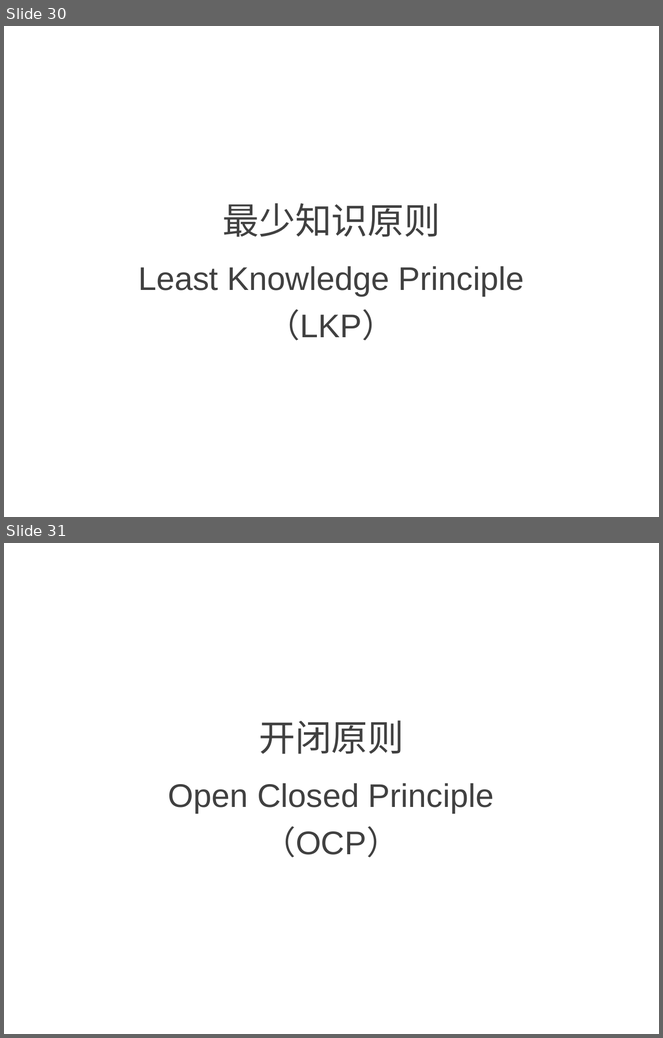
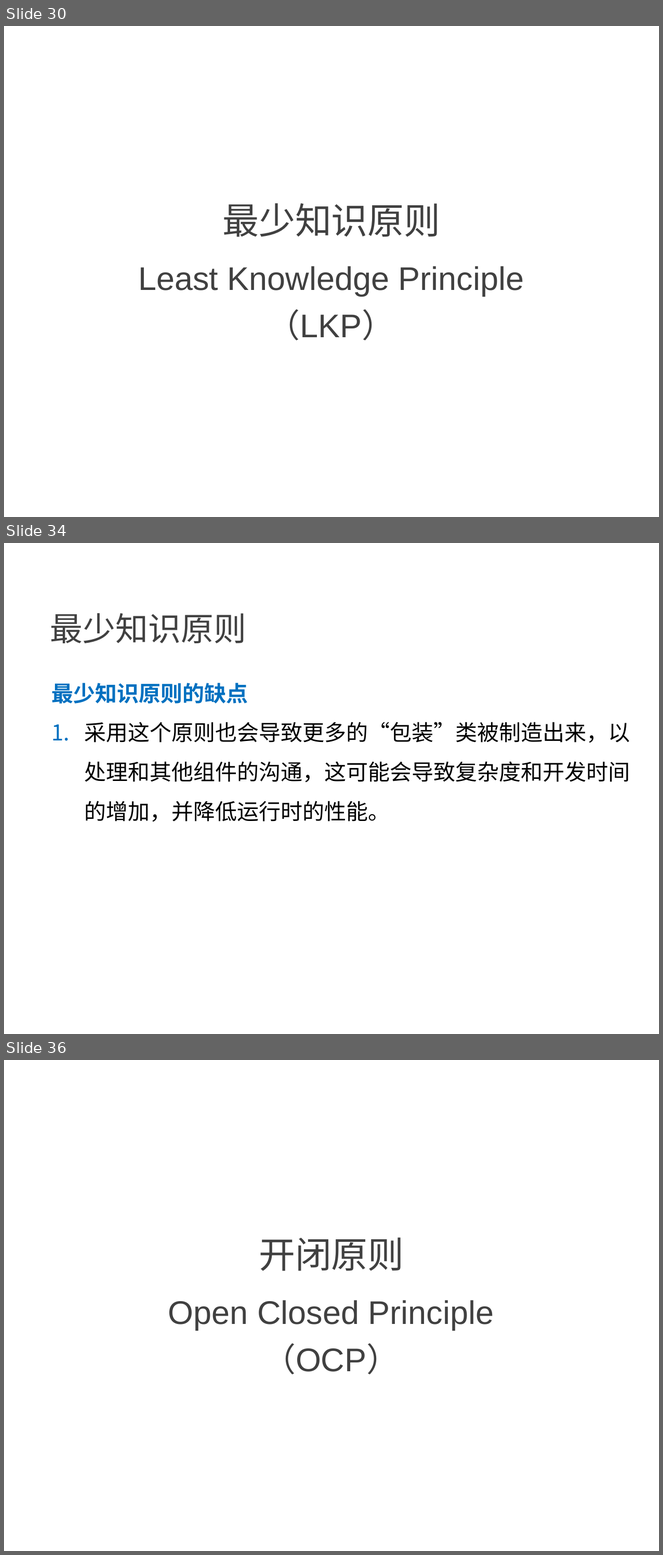
Before and after one commit to NewGr8Player/My-PPT, a slide deck: Design pattern/23种设计模式详解.pptx. Shown one above the other, each under a label of ours: slides 30 and 31 before the commit, slides 30, 34 and 36 after it; the slides between them are not shown. The pictures are 663x1038 and 663x1555 pixels, drawn with LibreOffice and Linux fonts; fonts in the diff are those of the drawing. Boxes give left, top, right and bottom in pixels: in the first picture for what was removed or moved away, otherwise in the second. Text is boxed around its words. In the diff, an @@ line names an element or a change of style, - is before the commit and + after.

Commit message:
Add 最少知识原则

```diff
--- a/Design pattern/23种设计模式详解.pptx
+++ b/Design pattern/23种设计模式详解.pptx
@@ slide 34 added at box(4, 543, 659, 1034), background #FFFFFF @@
@@ text added at box(50, 613, 246, 643), 36 pt, text #404040 @@
+最少知识原则
@@ text added at box(51, 683, 630, 822), 24 pt, text #000000 @@
+最少知识原则的缺点
+1. 采用这个原则也会导致更多的“包装”类被制造出来，以处理和其他组件的沟通，这可能会导致复杂度和开发时间的增加，并降低运行时的性能。
@@ what was slide 31 is now slide 36 @@
```
Also in this commit, not shown: 1 slide changed, 4 other slides added.
